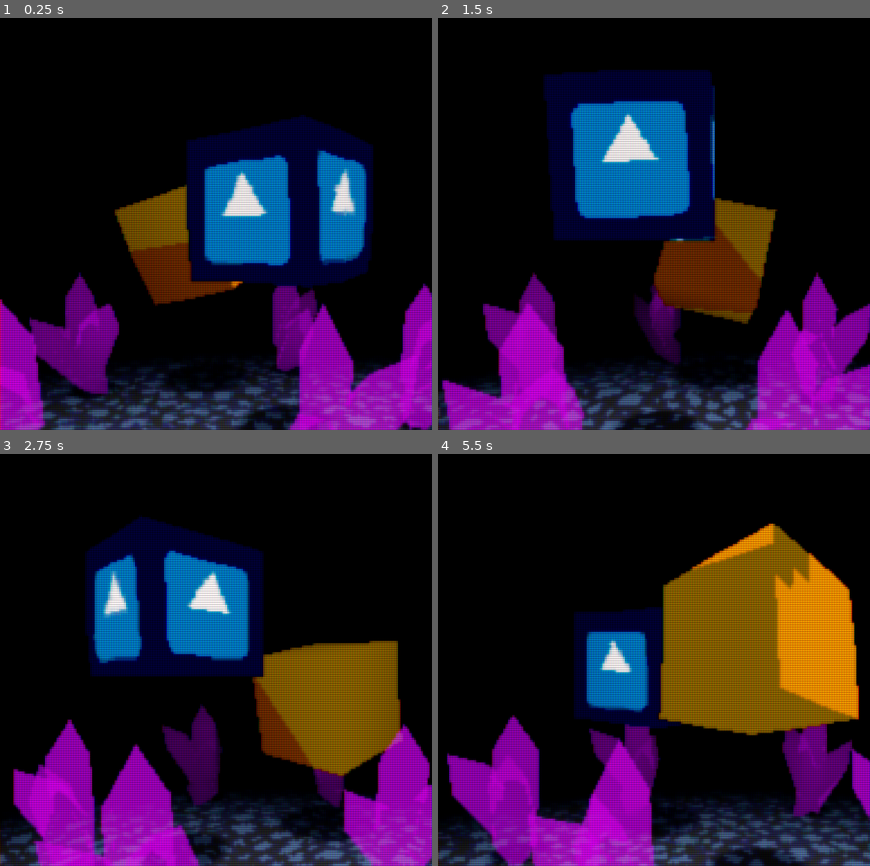
Above: before the commit, frames 1-4 (two rows, left to right).
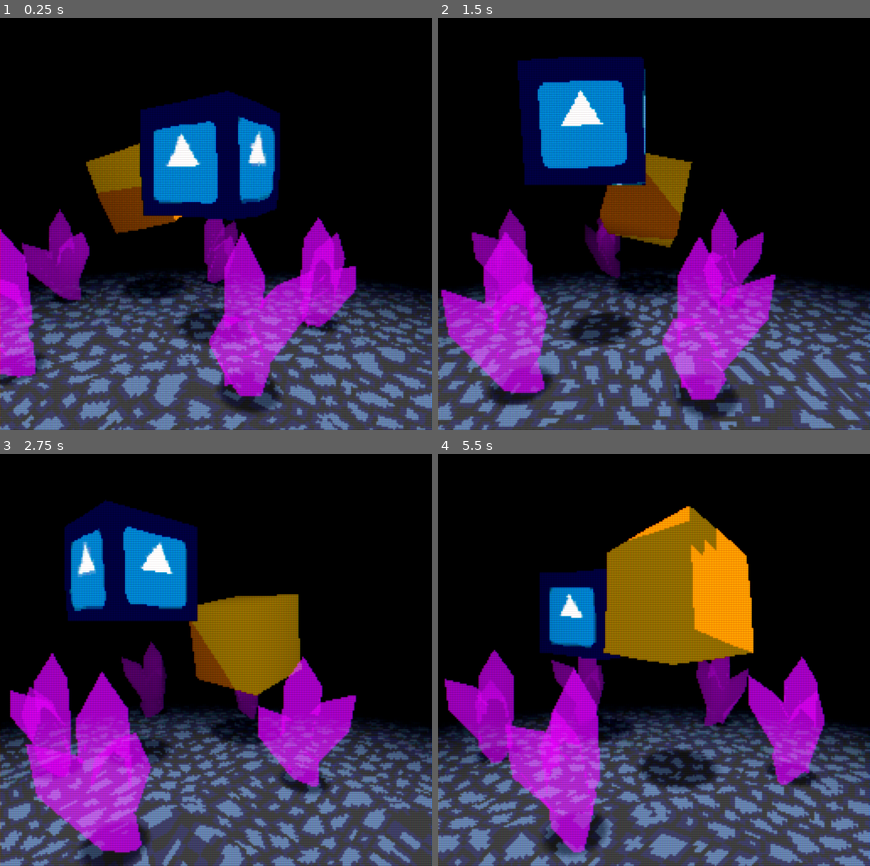
Above: after the commit, the same moments.

Repository: MenacingMecha/godot-psx-style-demo
Game: Godot game, scene res://post_process/pp_stack.tscn
Same seed, same stepped clock (60 frames per second), same inputs: the game is played once before the commit and once after it. Before the commit the project starts from res://post_process/post_process_blur.tscn. The engine's default icon, where the game draws it, is replaced by a stand-in: a white triangle on a blue panel in a dark square.
Inputs:
- Up to frame 1 (0.25 s): no input
- Up to frame 2 (1.5 s): tap Enter (ui_accept) at 0.5, 0.77 s; tap 2 (kb_2) at 0.6, 1.35 s
- Up to frame 3 (2.75 s): tap Enter (ui_accept) at 1.52, 2 s; tap 2 (kb_2) at 2.1 s
- Up to frame 4 (5.5 s): tap 2 (kb_2) every 0.75 s from 2.85 to 5.1 s; tap Enter (ui_accept) at 3.02, 3.5, 3.77, 4.25, 4.52, 5 s

The runs differ from the first frame. In frame 1, 60% of the frame differs, in the area x 0-100%, y 17-100%; in frame 2, 58%; in frame 3, 60%; in frame 4, 66%, in the area x 0-100%, y 12-100%.

Commit message:
Replaced post process stack with Inktober 2020 Demo Disc version

Diff:
--- a/post_process/post_process_blur.tscn
+++ /dev/null
@@ -1,22 +0,0 @@
-[gd_scene load_steps=4 format=2]
-
-[ext_resource path="res://post_process/pp_blur_mat.tres" type="Material" id=1]
-[ext_resource path="res://post_process/toggle_post_process.gd" type="Script" id=2]
-[ext_resource path="res://post_process/post_process_viewport.tscn" type="PackedScene" id=3]
-
-[node name="ViewportContainer" type="ViewportContainer"]
-material = ExtResource( 1 )
-margin_right = 40.0
-margin_bottom = 40.0
-script = ExtResource( 2 )
-__meta__ = {
-"_edit_use_anchors_": false
-}
-toggle_action_name = "kb_1"
-
-[node name="Viewport" type="Viewport" parent="."]
-size = Vector2( 1024, 976 )
-handle_input_locally = false
-render_target_update_mode = 3
-
-[node name="ViewportContainer" parent="Viewport" instance=ExtResource( 3 )]
--- a/post_process/post_process_viewport.tscn
+++ /dev/null
@@ -1,24 +0,0 @@
-[gd_scene load_steps=4 format=2]
-
-[ext_resource path="res://post_process/toggle_post_process.gd" type="Script" id=1]
-[ext_resource path="res://world/world.tscn" type="PackedScene" id=2]
-[ext_resource path="res://post_process/pp_lcd_mat.tres" type="Material" id=3]
-
-[node name="ViewportContainer" type="ViewportContainer"]
-material = ExtResource( 3 )
-anchor_right = 1.0
-anchor_bottom = 1.0
-stretch = true
-stretch_shrink = 4
-script = ExtResource( 1 )
-__meta__ = {
-"_edit_use_anchors_": false
-}
-toggle_action_name = "kb_1"
-
-[node name="Viewport" type="Viewport" parent="."]
-size = Vector2( 256, 244 )
-handle_input_locally = false
-render_target_update_mode = 3
-
-[node name="World" parent="Viewport" instance=ExtResource( 2 )]
--- a/post_process/pp_blur_mat.tres
+++ b/post_process/pp_blur_mat.tres
@@ -4,7 +4,7 @@
 
 [resource]
 shader = ExtResource( 1 )
-shader_param/blur_scale = Vector2( 1, 1 )
-shader_param/blur_samples = 15.0
-shader_param/blur_brightness = 1.8
+shader_param/blur_scale = Vector2( 0.35, 0.35 )
+shader_param/blur_samples = 20.0
+shader_param/blur_brightness = 1.5
 shader_param/enabled = true
--- a/post_process/pp_lcd_mat.tres
+++ b/post_process/pp_lcd_mat.tres
@@ -5,5 +5,5 @@
 [resource]
 shader = ExtResource( 1 )
 shader_param/enabled = true
-shader_param/lcd_opacity = 0.7
+shader_param/lcd_opacity = 0.5
 shader_param/scanline_gap = 4
--- /dev/null
+++ b/post_process/pp_stack.tscn
@@ -0,0 +1,44 @@
+[gd_scene load_steps=5 format=2]
+
+[ext_resource path="res://post_process/toggle_post_process.gd" type="Script" id=1]
+[ext_resource path="res://post_process/pp_blur_mat.tres" type="Material" id=2]
+[ext_resource path="res://post_process/pp_lcd_mat.tres" type="Material" id=3]
+[ext_resource path="res://world/world.tscn" type="PackedScene" id=4]
+
+[node name="BlurPostProcess" type="ViewportContainer"]
+material = ExtResource( 2 )
+anchor_right = 1.0
+anchor_bottom = 1.0
+script = ExtResource( 1 )
+__meta__ = {
+"_edit_use_anchors_": false
+}
+toggle_action_name = "kb_1"
+
+[node name="Viewport" type="Viewport" parent="."]
+size = Vector2( 768, 732 )
+handle_input_locally = false
+render_target_update_mode = 3
+audio_listener_enable_2d = true
+audio_listener_enable_3d = true
+
+[node name="LCDOverlay" type="ViewportContainer" parent="Viewport"]
+material = ExtResource( 3 )
+anchor_right = 1.0
+anchor_bottom = 1.0
+stretch = true
+stretch_shrink = 3
+script = ExtResource( 1 )
+__meta__ = {
+"_edit_use_anchors_": false
+}
+toggle_action_name = "kb_1"
+
+[node name="Viewport" type="Viewport" parent="Viewport/LCDOverlay"]
+size = Vector2( 256, 244 )
+handle_input_locally = false
+render_target_update_mode = 3
+audio_listener_enable_2d = true
+audio_listener_enable_3d = true
+
+[node name="World" parent="Viewport/LCDOverlay/Viewport" instance=ExtResource( 4 )]
--- a/project.godot
+++ b/project.godot
@@ -16,7 +16,7 @@
 [application]
 
 config/name="PSX TEST"
-run/main_scene="res://post_process/post_process_blur.tscn"
+run/main_scene="res://post_process/pp_stack.tscn"
 config/icon="res://icon.png"
 
 [display]
